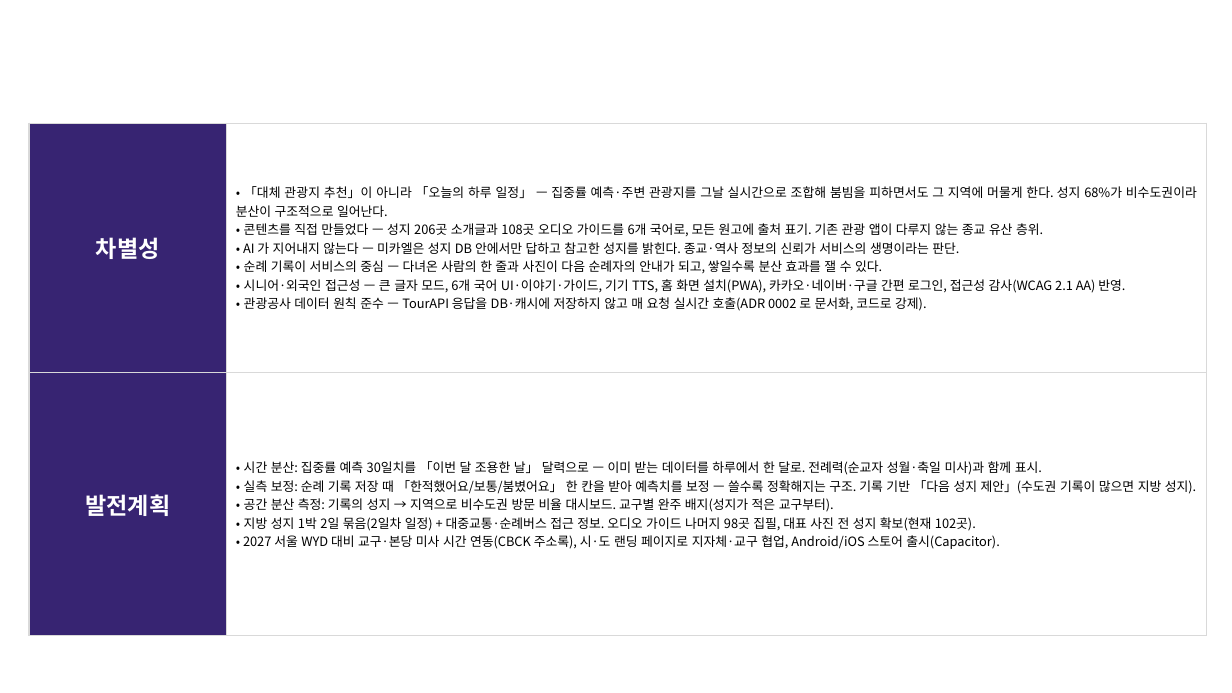
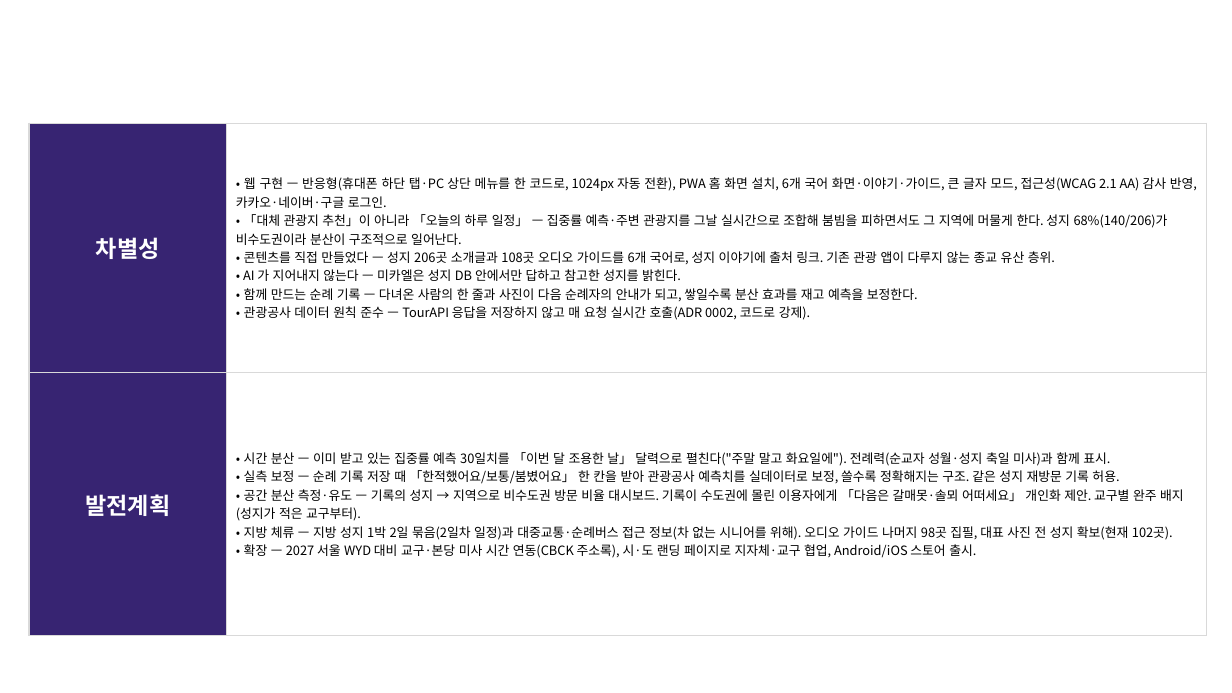
Before and after one commit to linkcontent7-huisun/visitholykorea, a slide deck: slide 12 of docs/10-product/공모전/원본-공모전제출/기능설명서_2026-09-21.pptx. Drawn at 1232x693 pixels with LibreOffice and Linux fonts; fonts in the diff are those of the drawing; background and template pictures are left out. Boxes give left, top, right and bottom in pixels: in the first picture for what was removed or moved away, otherwise in the second. Text is boxed around its words. In the diff, an @@ line names an element or a change of style, - is before the commit and + after.

```diff
--- a/docs/10-product/공모전/원본-공모전제출/기능설명서_2026-09-21.pptx
+++ b/docs/10-product/공모전/원본-공모전제출/기능설명서_2026-09-21.pptx
@@ table at bbox=[29, 123, 1206, 636] @@
-row 1, column 2: • 「대체 관광지 추천」이 아니라 「오늘의 하루 일정」 — 집중률 예측·주변 관광지를 그날 실시간으로 조합해 붐빔을 피하면서도 그 지역에 머물게 한다. 성지 68%가 비수도권이라 분산이 구조적으로 일어난다. / • 콘텐츠를 직접 만들었다 — 성지 206곳 소개글과 108곳 오디오 가이드를 6개 국어로, 모든 원고에 출처 표기. 기존 관광 앱이 다루지 않는 종교 유산 층위. / • AI 가 지어내지 않는다 — 미카엘은 성지 DB 안에서만 답하고 참고한 성지를 밝힌다. 종교·역사 정보의 신뢰가 서비스의 생명이라는 판단. / • 순례 기록이 서비스의 중심 — 다녀온 사람의 한 줄과 사진이 다음 순례자의 안내가 되고, 쌓일수록 분산 효과를 잴 수 있다. / • 시니어·외국인 접근성 — 큰 글자 모드, 6개 국어 UI·이야기·가이드, 기기 TTS, 홈 화면 설치(PWA), 카카오·네이버·구글 간편 로그인, 접근성 감사(WCAG 2.1 AA) 반영. / • 관광공사 데이터 원칙 준수 — TourAPI 응답을 DB·캐시에 저장하지 않고 매 요청 실시간 호출(ADR 0002 로 문서화, 코드로 강제).
+row 1, column 2: • 웹 구현 — 반응형(휴대폰 하단 탭·PC 상단 메뉴를 한 코드로, 1024px 자동 전환), PWA 홈 화면 설치, 6개 국어 화면·이야기·가이드, 큰 글자 모드, 접근성(WCAG 2.1 AA) 감사 반영, 카카오·네이버·구글 로그인. / • 「대체 관광지 추천」이 아니라 「오늘의 하루 일정」 — 집중률 예측·주변 관광지를 그날 실시간으로 조합해 붐빔을 피하면서도 그 지역에 머물게 한다. 성지 68%(140/206)가 비수도권이라 분산이 구조적으로 일어난다. / • 콘텐츠를 직접 만들었다 — 성지 206곳 소개글과 108곳 오디오 가이드를 6개 국어로, 성지 이야기에 출처 링크. 기존 관광 앱이 다루지 않는 종교 유산 층위. / • AI 가 지어내지 않는다 — 미카엘은 성지 DB 안에서만 답하고 참고한 성지를 밝힌다. / • 함께 만드는 순례 기록 — 다녀온 사람의 한 줄과 사진이 다음 순례자의 안내가 되고, 쌓일수록 분산 효과를 재고 예측을 보정한다. / • 관광공사 데이터 원칙 준수 — TourAPI 응답을 저장하지 않고 매 요청 실시간 호출(ADR 0002, 코드로 강제).
@@ row 2, column 2: "• 시간 분산: 집중률 예측 30일치를 「이번 달 조용한 날」 달력으로 — 이미 받는 데이터를 하루에서 한 달로. 전례력(순교자 성월·축일 미사)과 함께 표시. / • 실측 보정: 순례 기록 저장 때 「한적했어요/보통/붐볐어요」 한 칸을 받아 예측치를 보정 — 쓸수록 정확해지는 구조. 기록 기반 「다음 성지 제안」(수도권 기록이 많으면 지방 성지). / • 공간 분산 측정: 기록의 성지 → 지역으로 비수도권 방문 비율 대시보드. 교구별 완주 배지(성지가 적은 교구부터). / • 지방 성지 1박 2일 묶음(2일차 일정) + 대중교통·순례버스 접근 정보. 오디오 가이드 나머지 98곳 집필, 대표 사진 전 성지 확보(현재 102곳). / • 2027 서울 WYD 대비 교구·본당 미사 시간 연동(CBCK 주소록), 시·도 랜딩 페이지로 지자체·교구 협업, Android/iOS 스토어 출시(Capacitor)." to "• 시간 분산 — 이미 받고 있는 집중률 예측 30일치를 「이번 달 조용한 날」 달력으로 펼친다("주말 말고 화요일에"). 전례력(순교자 성월·성지 축일 미사)과 함께 표시. / • 실측 보정 — 순례 기록 저장 때 「한적했어요/보통/붐볐어요」 한 칸을 받아 관광공사 예측치를 실데이터로 보정, 쓸수록 정확해지는 구조. 같은 성지 재방문 기록 허용. / • 공간 분산 측정·유도 — 기록의 성지 → 지역으로 비수도권 방문 비율 대시보드. 기록이 수도권에 몰린 이용자에게 「다음은 갈매못·솔뫼 어떠세요」 개인화 제안. 교구별 완주 배지(성지가 적은 교구부터). / • 지방 체류 — 지방 성지 1박 2일 묶음(2일차 일정)과 대중교통·순례버스 접근 정보(차 없는 시니어를 위해). 오디오 가이드 나머지 98곳 집필, 대표 사진 전 성지 확보(현재 102곳). / • 확장 — 2027 서울 WYD 대비 교구·본당 미사 시간 연동(CBCK 주소록), 시·도 랜딩 페이지로 지자체·교구 협업, Android/iOS 스토어 출시." @@
```
Also in this commit, not shown: 10 other slides changed, 3 other files.
